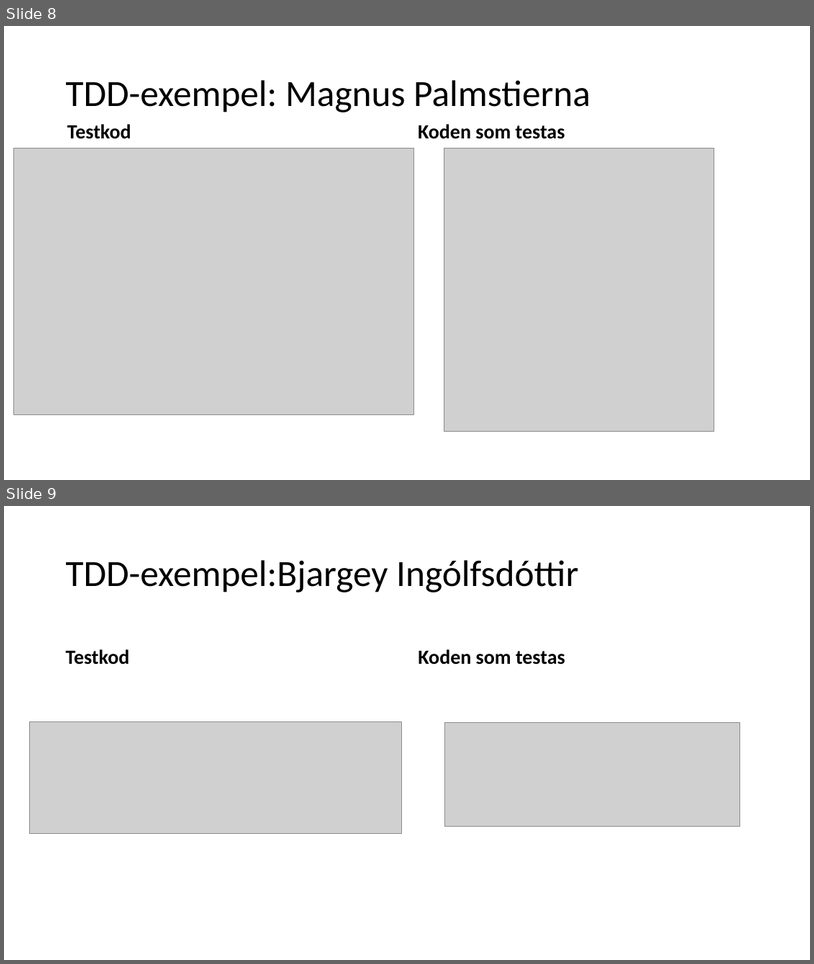
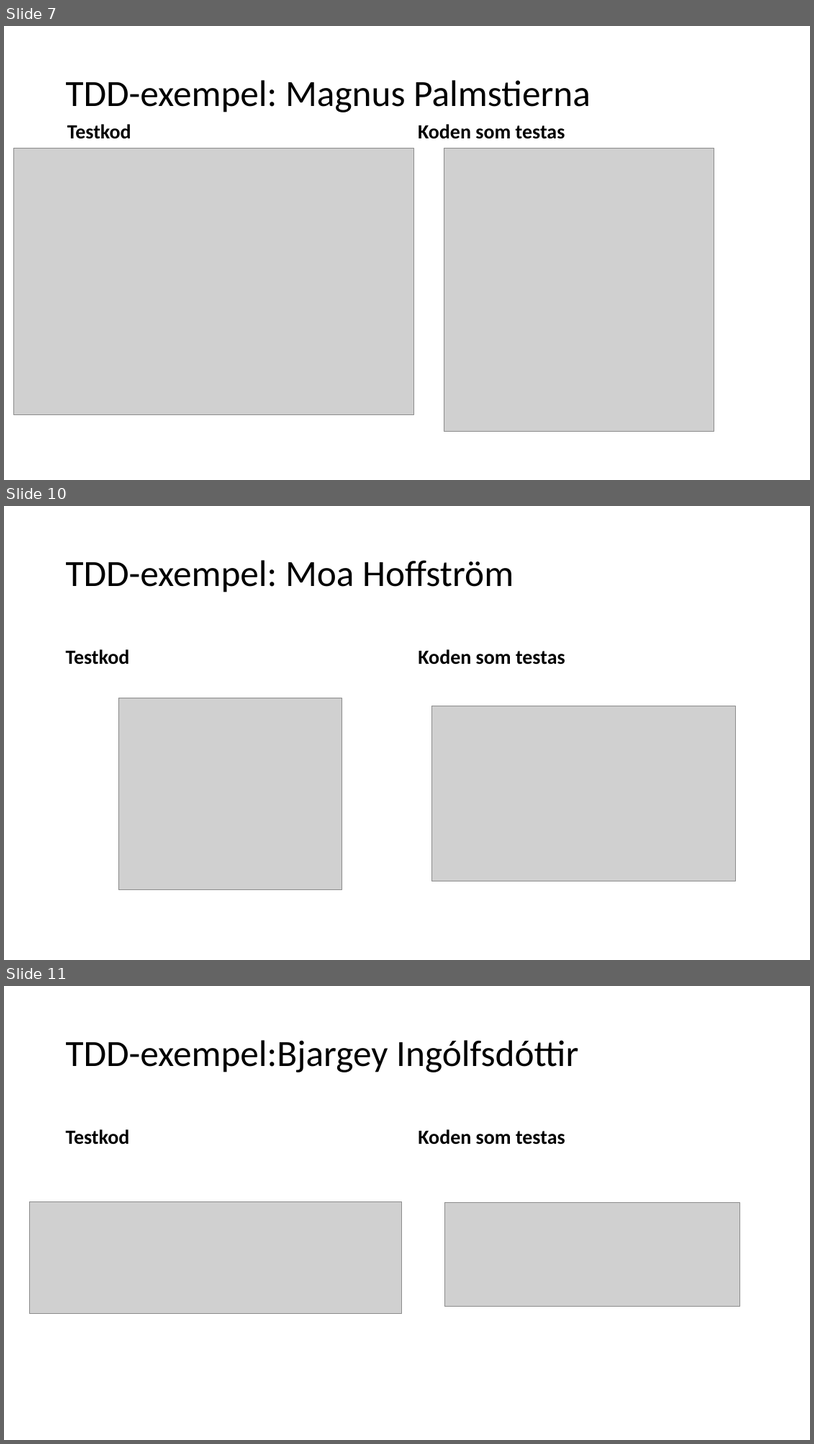
Before and after one commit to knopp10000/Inte_Roligt, a slide deck: slutredovisning.pptx. Shown one above the other, each under a label of ours: slides 8 and 9 before the commit, slides 7, 10 and 11 after it; the slides between them are not shown. The pictures are 814x964 and 814x1444 pixels, drawn with LibreOffice and Linux fonts; fonts in the diff are those of the drawing; grey boxes stand for pictures. Boxes give left, top, right and bottom in pixels: in the first picture for what was removed or moved away, otherwise in the second. Text is boxed around its words. In the diff, an @@ line names an element or a change of style, - is before the commit and + after.

```diff
--- a/slutredovisning.pptx
+++ b/slutredovisning.pptx
@@ slide 10 added at (4, 506, 810, 960), background #FFFFFF @@
@@ title added at (66, 560, 514, 592), 44 pt, text #000000 @@
+TDD-exempel: Moa Hoffström
@@ text added at (66, 649, 130, 664), 24 pt, text #000000, bold @@
+Testkod
@@ text added at (418, 649, 566, 664), 24 pt, text #000000, bold @@
+Koden som testas
@@ picture added at (118, 698, 342, 890) @@
@@ picture added at (432, 706, 736, 881) @@
@@ what was slide 8 is now slide 7 @@
@@ what was slide 9 is now slide 11 @@
```
Also in this commit, not shown: 5 slides changed, 2 other slides added, 1 slide removed.
